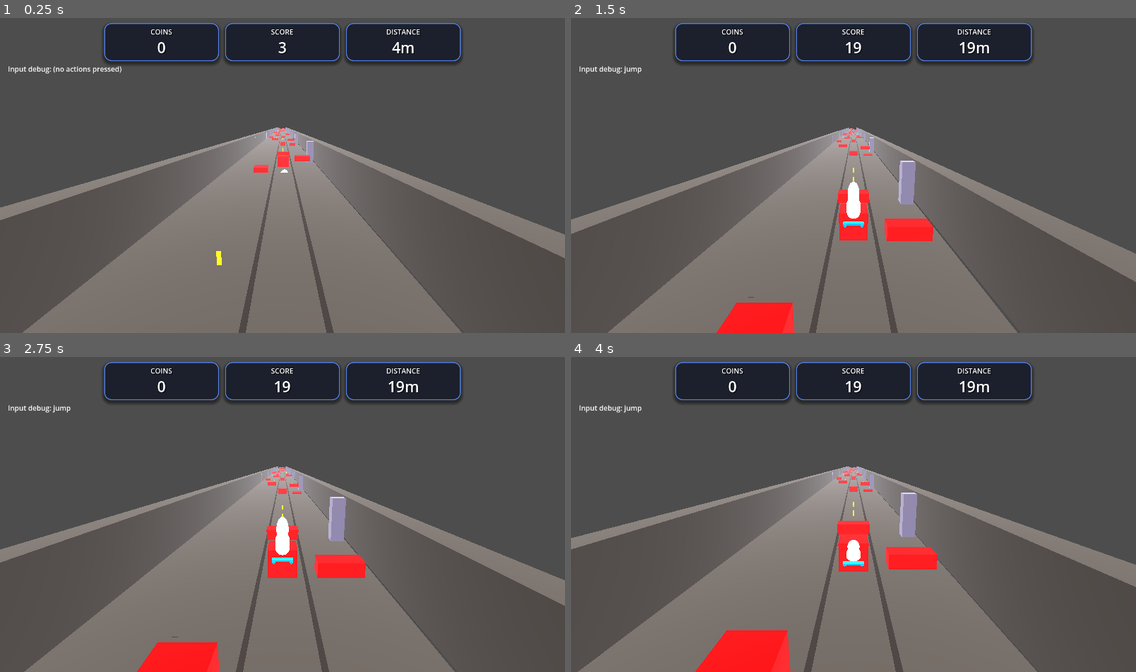
Above: before the commit, frames 1-4 (two rows, left to right).
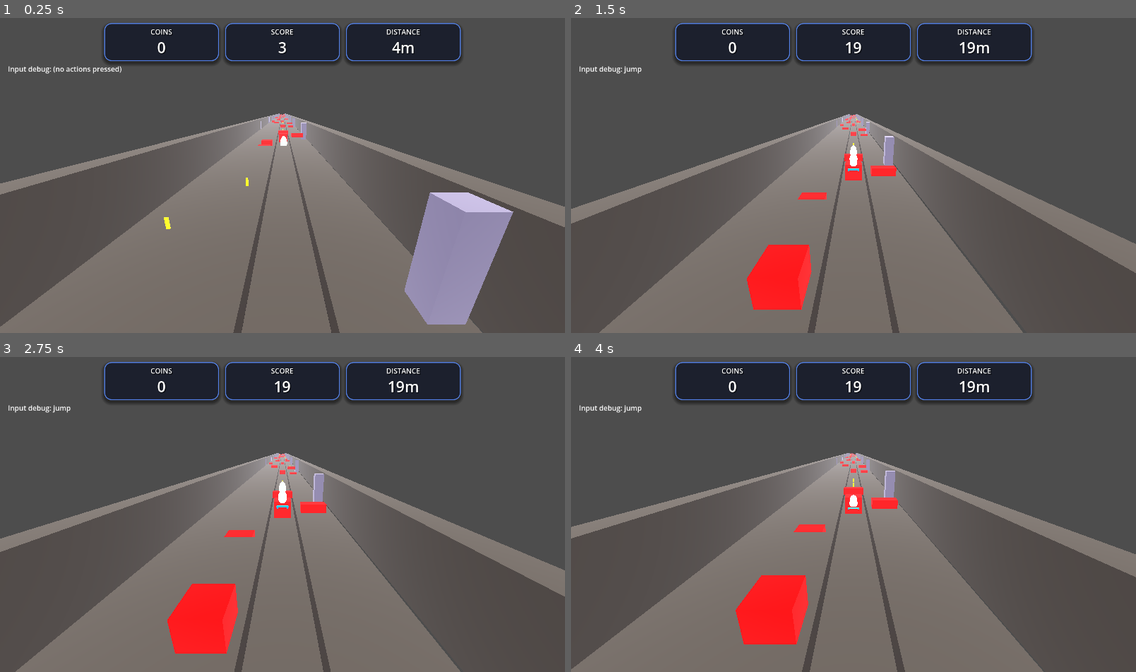
Above: after the commit, the same moments.

Repository: AlexXaya/SkateKnight
Game: Godot game, scene res://scenes/main.tscn
Same seed, same stepped clock (60 frames per second), same inputs: the game is played once before the commit and once after it.
Inputs:
- Up to frame 1 (0.25 s): no input
- Up to frame 2 (1.5 s): hold Up from 0.53 s (still down); tap Shift (boost) at 0.6 s; tap W (jump) at 0.77 s; tap S (slide) at 1.35 s
- Up to frame 3 (2.75 s): keep holding Up; tap W (jump) at 1.52 s; tap Space at 2.1 s
- Up to frame 4 (4 s): keep holding Up; tap Enter at 2.75 s; tap Shift (boost) at 2.85 s; tap W (jump) at 3.02, 3.77 s; tap Space at 3.5 s; tap S (slide) at 3.6 s

The runs differ from the first frame. In frame 1, 16% of the frame differs, in the area x 0-100%, y 30-100%; in frame 2, 13%; in frame 3, 13%; in frame 4, 14%.

Commit message:
Adjust chase camera framing
Moves the chase camera offset to (0,4,-13) and sets rotation to -18° pitch with FOV 80 for better obstacle visibility.

Made-with: Cursor

Diff:
--- a/scenes/main.tscn
+++ b/scenes/main.tscn
@@ -79,13 +79,13 @@
 transform = Transform3D(1, 0, 0, 0, 1, 0, 0, 0, 1, 0, 0, 0)
 script = ExtResource("7_1n0cl")
 target_path = NodePath("../Player")
-offset = Vector3(0, 0, 0)
+offset = Vector3(0, 4, -13)
 process_mode = 1
 
 [node name="Camera3D" type="Camera3D" parent="CameraRig"]
-transform = Transform3D(1, 0, 0, 0, 1, 0, 0, 0, 1, 0, 4.0, -8.5)
-rotation_degrees = Vector3(-12, 180, 0)
-fov = 70.0
+transform = Transform3D(1, 0, 0, 0, 1, 0, 0, 0, 1, 0, 0, 0)
+rotation_degrees = Vector3(-18, 180, 0)
+fov = 80.0
 
 [node name="ChunkSpawner" type="Node3D" parent="."]
 script = ExtResource("2_w5q4j")
